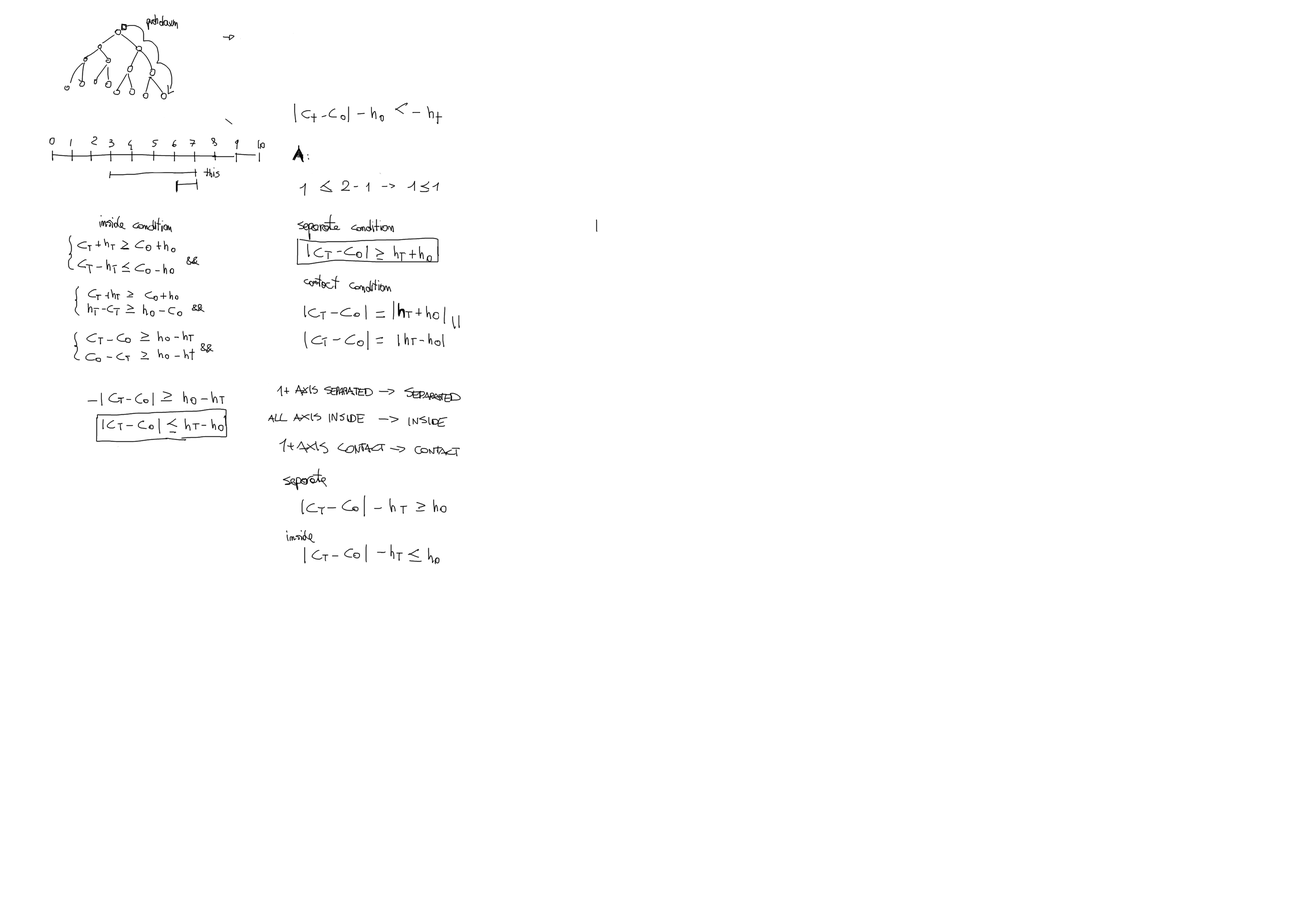
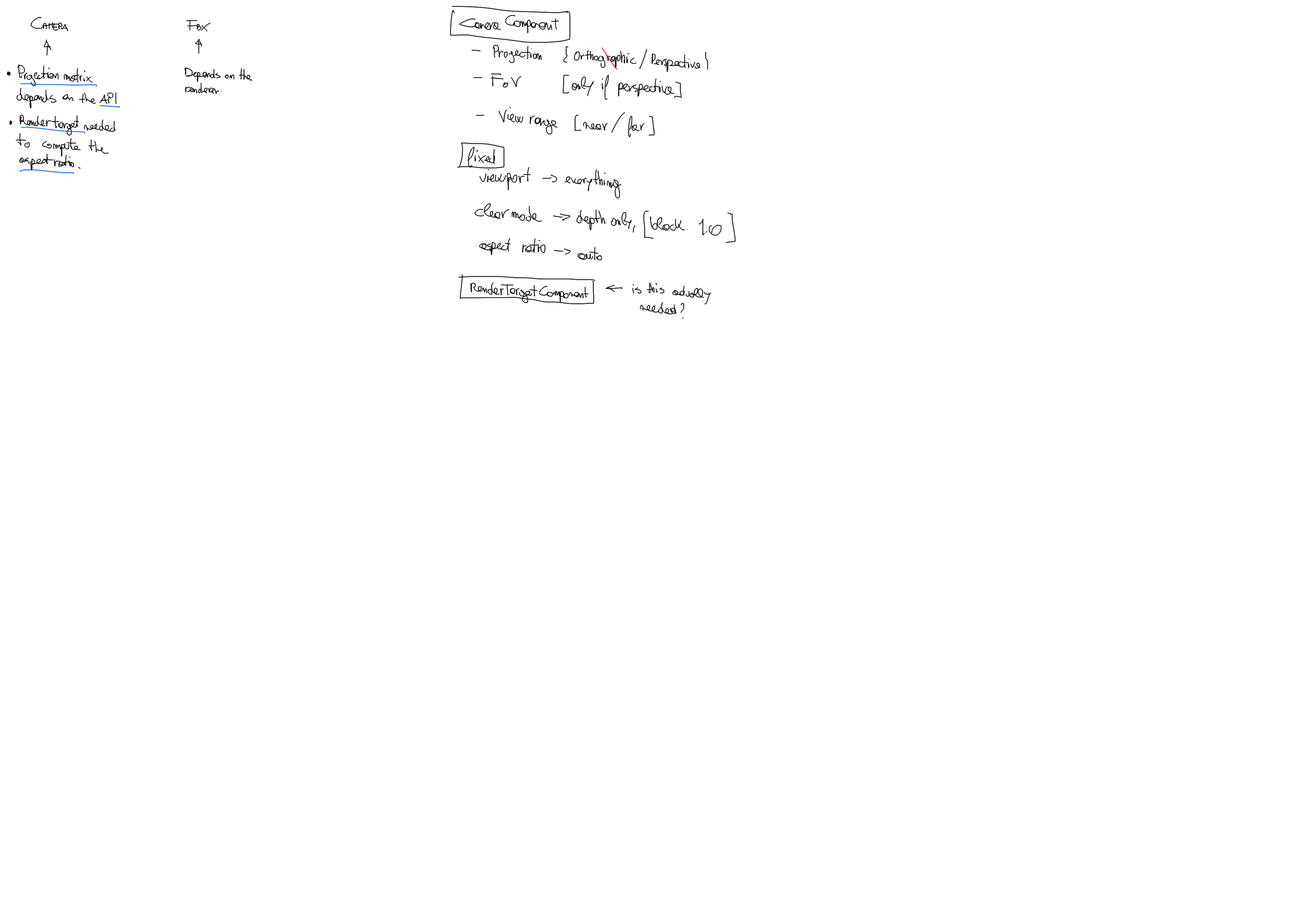
Revision of a layered 1305×922 image; what changed, layer by layer:
painted on "Background" over left=6, top=5, right=736, bottom=565
